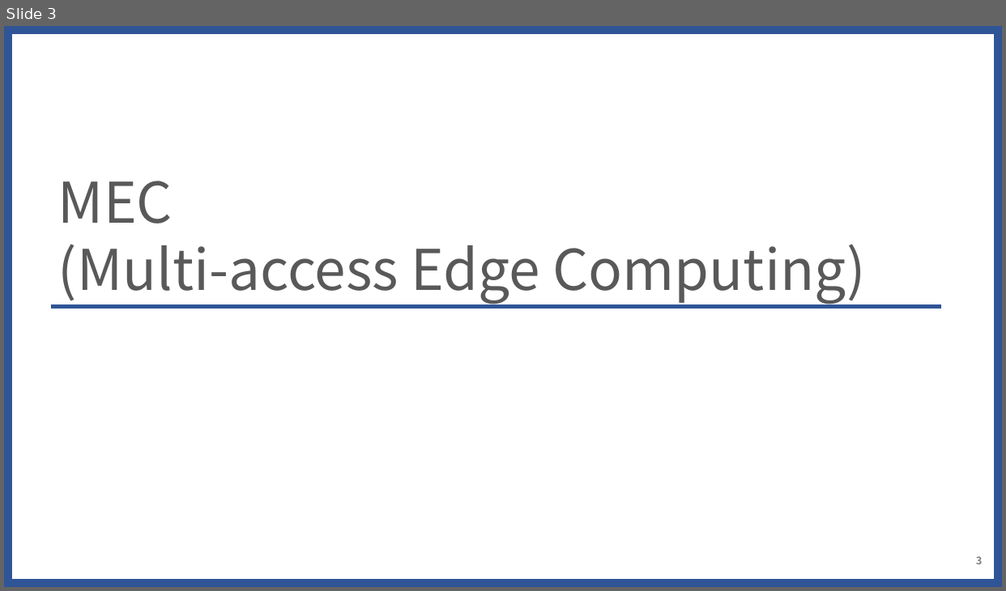
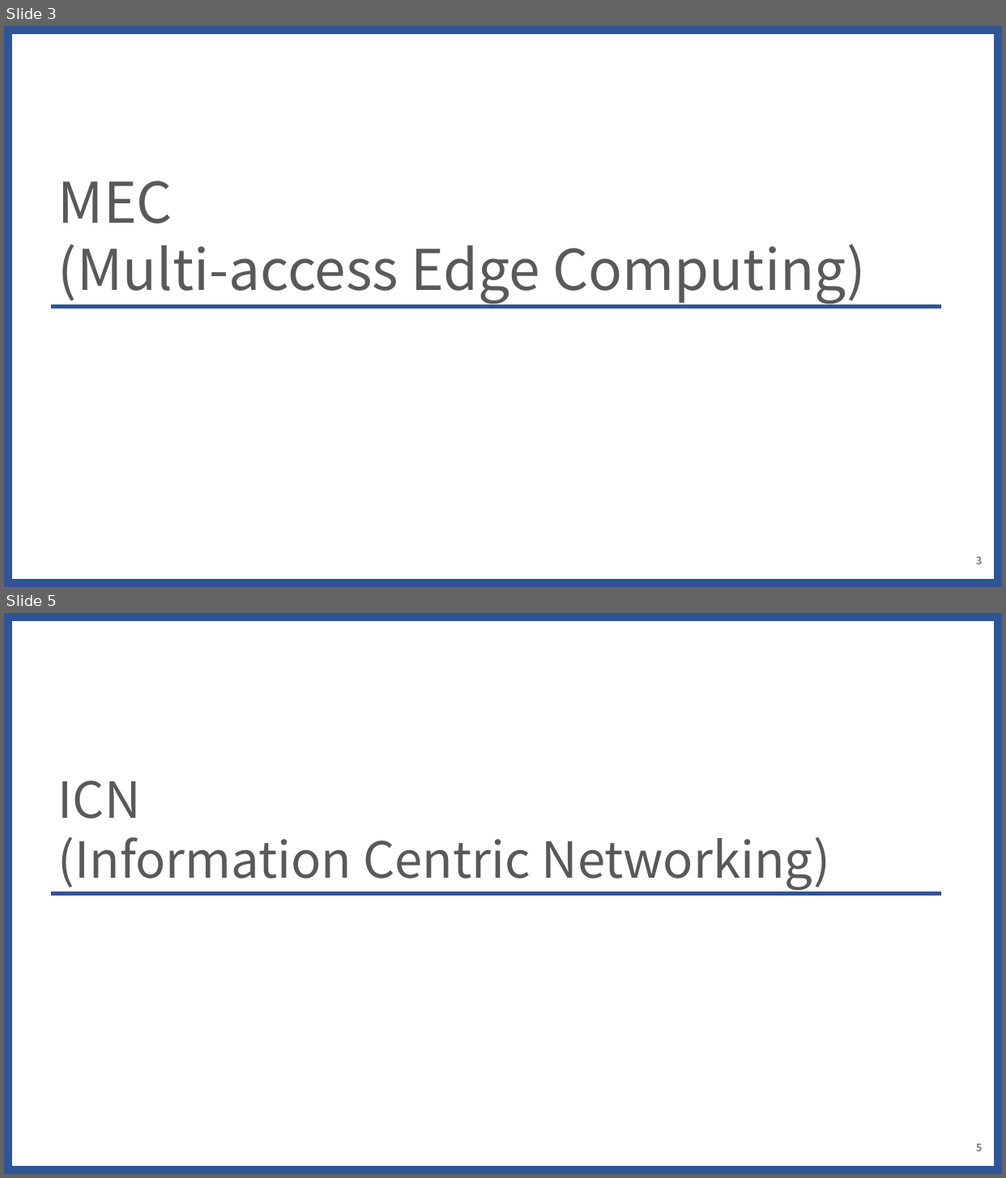
Before and after one commit to WoogiBoogi1129/ICN-NDN, a slide deck: Named-Data-Net/PPT/MEC에서-정보-중심-네트워크-컨텐츠-캐싱-최적화-방안.pptx. Shown one above the other, each under a label of ours: slide 3 before the commit, slides 3 and 5 after it; the slides between them are not shown. The pictures are 1006x591 and 1006x1178 pixels, drawn with LibreOffice and Linux fonts; fonts in the diff are those of the drawing. Boxes give left, top, right and bottom in pixels: in the first picture for what was removed or moved away, otherwise in the second. Text is boxed around its words. In the diff, an @@ line names an element or a change of style, - is before the commit and + after.

```diff
--- a/Named-Data-Net/PPT/MEC에서-정보-중심-네트워크-컨텐츠-캐싱-최적화-방안.pptx
+++ b/Named-Data-Net/PPT/MEC에서-정보-중심-네트워크-컨텐츠-캐싱-최적화-방안.pptx
@@ slide 5 added at (4, 613, 1002, 1174), background #FFFFFF @@
@@ rectangle added at (4, 613, 1002, 1174), outline #2F5597 15 pt @@
@@ text added at (58, 781, 831, 891), 48 pt, text #595959 @@
+ICN
+(Information Centric Networking)
@@ line added from (50, 894) to (941, 894), #2F5597 4.5 pt @@
@@ page number added at (976, 1144, 982, 1152), 10 pt, text #808080, bold @@
+5
```
Also in this commit, not shown: 1 slide changed, 2 other slides added.
